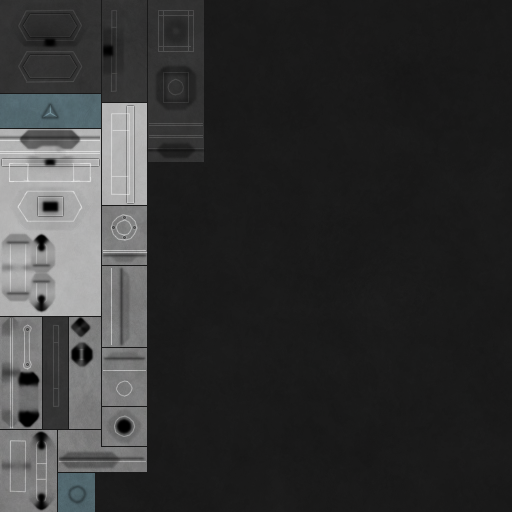
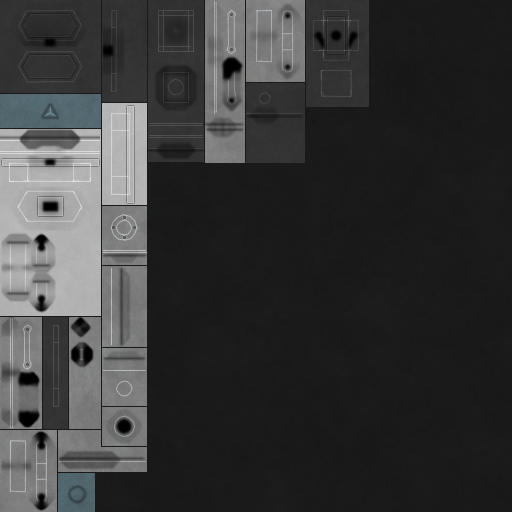
Layered file, before and after one edit (512x512). Changes by layer:
painted on "a" over [1, 0, 369, 511]
painted on "l1" over [205, 113, 305, 133]
painted on "h4" over [318, 16, 353, 98]
painted on "h3" over [214, 1, 359, 115]
painted on "b" (1st of 2) over [205, 0, 369, 163]
